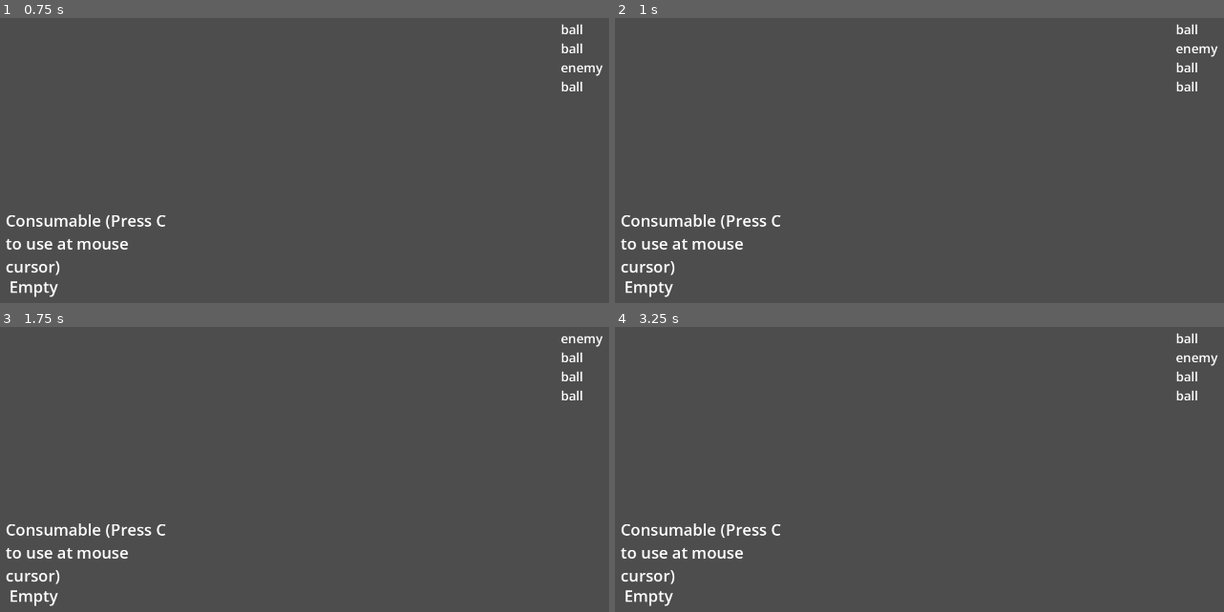
Above: before the commit, frames 1-4 (two rows, left to right).
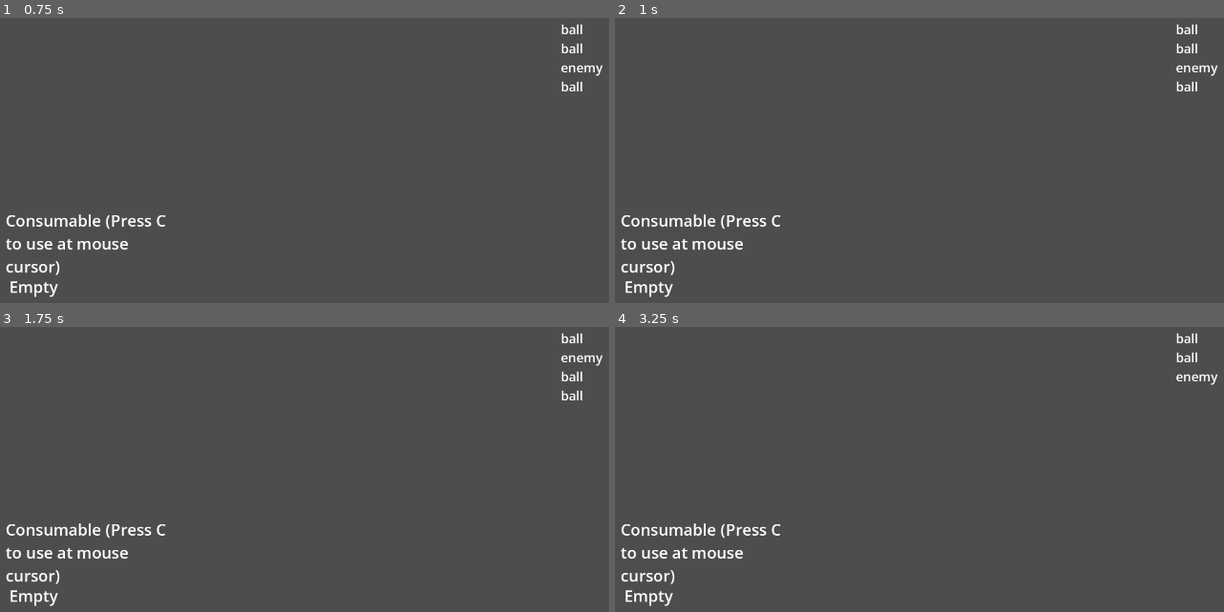
Above: after the commit, the same moments.

Repository: zunda-arrow/suika-game-2
Game: Godot game, scene res://game/Game.tscn
Two runs of this game, one before a commit and one after it. Both use one fixed random seed, a clock stepped at 60 frames per second and the inputs below. The project has no main scene, so this scene is started directly.
Inputs (mouse positions are in pixels of both pictures, inside the frame that each line leads up to):
- Up to frame 1 (0.75 s): tap C at 0.5 s; move the mouse to (542, 143) at 0.52 s; press the mouse at (542, 143) at 0.53 s
- Up to frame 2 (1 s): no input
- Up to frame 3 (1.75 s): tap C at 1.25 s; move the mouse to (225, 495) at 1.27 s; release the mouse at (225, 495) at 1.28 s; click (225, 495) at 1.35 s
- Up to frame 4 (3.25 s): tap C at 2, 2.75 s; move the mouse to (1065, 378) at 2.02 s; press the mouse at (1065, 378) at 2.03 s; move the mouse to (949, 557) at 2.77 s; release the mouse at (949, 557) at 2.78 s; click (949, 557) at 2.85 s

Frame 1 is identical in both runs. In frame 2, 0.2% of the frame differs, in the area x 92-99%, y 8-21%; in frame 3, 0.2%; in frame 4, 0.3%, in the area x 92-99%, y 8-26%.

Commit message:
change timing

Diff:
--- a/game/enemy_ball.gd
+++ b/game/enemy_ball.gd
@@ -15,7 +15,7 @@
 	add_to_group("enemy-ball")
 	%Collision.shape = %Collision.shape.duplicate()
 
-	size = randi_range(1, 2)
+	size = randi_range(2, 3)
 	%Collision.shape.radius = 20 * (1 + (float(size)))
 
 func damage(n):
--- a/game/game.gd
+++ b/game/game.gd
@@ -60,7 +60,7 @@
 	var should_end_turn = true
 	if waiting_for_turn_to_end:
 		for b: RigidBody2D in $Balls.get_children():
-			if b.time_alive < .2:
+			if b.time_alive < .6:
 				should_end_turn = false
 				break
 
